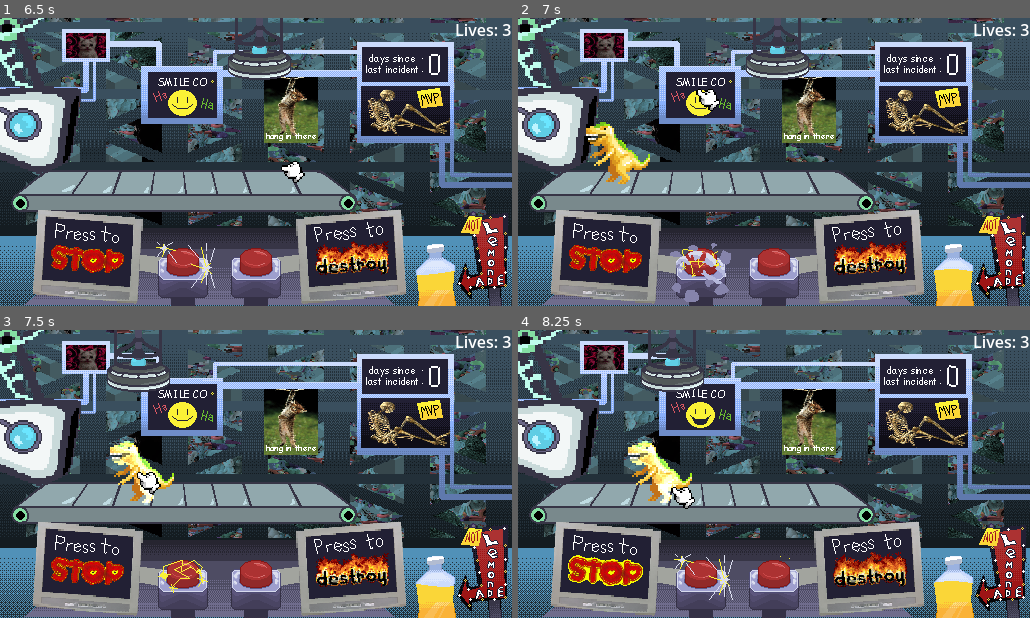
Above: before the commit, frames 1-4 (two rows, left to right).
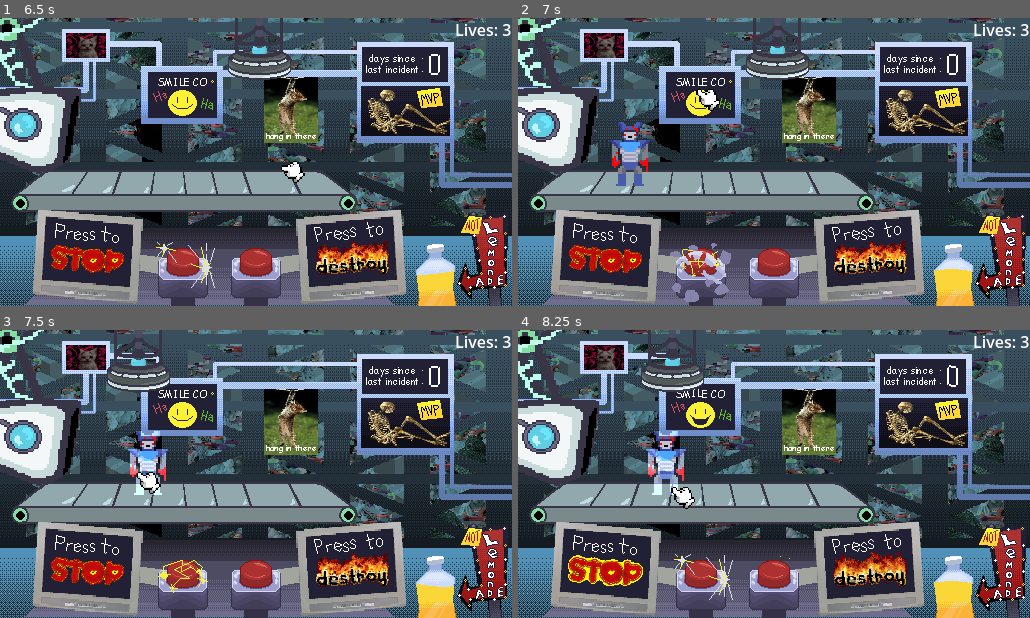
Above: after the commit, the same moments.

Repository: vincentcmartinez/holdit
Game: Godot game, scene res://src/game container/game_container.tscn
Two runs of this game, one before a commit and one after it. Both use one fixed random seed, a clock stepped at 60 frames per second and the inputs below.
Inputs (mouse positions are in pixels of both pictures, inside the frame that each line leads up to):
- Up to frame 1 (6.5 s): click (256, 185) at 0.5 s; tap Enter (ui_accept) at 1.25, 1.52, 2, 2.27, 3.77, 4.52, 5.27 s; move the mouse to (368, 147) at 1.27 s; press the mouse at (368, 147) at 1.28 s; move the mouse to (153, 176) at 2.02 s; release the mouse at (153, 176) at 2.03 s; tap Space (space) at 2.1 s; tap X (start_destroy) at 2.75, 5.1 s; move the mouse to (307, 98) at 2.77 s; hold X (start_destroy) 2.78-3.53 s; move the mouse to (230, 219) at 3.52 s; click (230, 219) at 3.6 s; move the mouse to (409, 205) at 4.27 s; hold Space (space) 4.28-5.03 s; move the mouse to (102, 118) at 5.02 s; move the mouse to (281, 162) at 5.77 s; press the mouse at (281, 162) at 5.78 s
- Up to frame 2 (7 s): move the mouse to (697, 90) at 6.52 s; release the mouse at (697, 90) at 6.53 s; tap Space (space) at 6.6 s; tap Enter (ui_accept) at 6.77 s
- Up to frame 3 (7.5 s): move the mouse to (138, 474) at 7.27 s; hold X (start_destroy) from 7.28 s (still down)
- Up to frame 4 (8.25 s): tap Enter (ui_accept) at 7.52 s; move the mouse to (671, 488) at 8.02 s; release X (start_destroy) at 8.03 s; click (671, 488) at 8.1 s

Frame 1 is identical in both runs. In frame 2, 1.7% of the frame differs, in the area x 13-26%, y 36-59%; in frame 3, 1.5%; in frame 4, 1.7%.

Commit message:
added robot

Diff:
--- /dev/null
+++ b/hold-it!/src/toys/robot/robot_boots.tscn
@@ -0,0 +1,11 @@
+[gd_scene load_steps=3 format=3 uid="uid://cfdnx46lbieaj"]
+
+[ext_resource type="Script" path="res://src/toys/toy_part.gd" id="1_xm5xd"]
+[ext_resource type="Texture2D" uid="uid://bj8lwvyuf7y25" path="res://src/sprites/toys/robot/IMG_0360.PNG" id="2_hbsvk"]
+
+[node name="Monkeyleftarm" type="Node2D"]
+script = ExtResource("1_xm5xd")
+path_to_icon = "res://src/sprites/toys/robot/icons/IMG_0359.PNG"
+
+[node name="Sprite2D" type="Sprite2D" parent="."]
+texture = ExtResource("2_hbsvk")
--- /dev/null
+++ b/hold-it!/src/toys/robot/robot_gloves.tscn
@@ -0,0 +1,11 @@
+[gd_scene load_steps=3 format=3 uid="uid://dcpddveuhkqrm"]
+
+[ext_resource type="Script" path="res://src/toys/toy_part.gd" id="1_dbdus"]
+[ext_resource type="Texture2D" uid="uid://bb1b4v12hj60u" path="res://src/sprites/toys/robot/IMG_0361.PNG" id="2_u1so4"]
+
+[node name="Monkeyleftarm" type="Node2D"]
+script = ExtResource("1_dbdus")
+path_to_icon = "res://src/sprites/toys/robot/icons/IMG_0358.PNG"
+
+[node name="Sprite2D" type="Sprite2D" parent="."]
+texture = ExtResource("2_u1so4")
--- /dev/null
+++ b/hold-it!/src/toys/robot/robot_helmet.tscn
@@ -0,0 +1,11 @@
+[gd_scene load_steps=3 format=3 uid="uid://bbr05nedy6pdf"]
+
+[ext_resource type="Script" path="res://src/toys/toy_part.gd" id="1_bkkp6"]
+[ext_resource type="Texture2D" uid="uid://uokedwlkmfd0" path="res://src/sprites/toys/robot/IMG_0362.PNG" id="2_sfr4a"]
+
+[node name="Monkeyleftarm" type="Node2D"]
+script = ExtResource("1_bkkp6")
+path_to_icon = "res://src/sprites/toys/robot/icons/IMG_0357.PNG"
+
+[node name="Sprite2D" type="Sprite2D" parent="."]
+texture = ExtResource("2_sfr4a")
--- a/hold-it!/src/toys/robot/toy_robot.tscn
+++ b/hold-it!/src/toys/robot/toy_robot.tscn
@@ -1,19 +1,44 @@
-[gd_scene load_steps=4 format=3 uid="uid://bhpajphsy41nw"]
+[gd_scene load_steps=9 format=3 uid="uid://ivviyvonul3r"]
 
 [ext_resource type="PackedScene" uid="uid://b02npsu86bos3" path="res://src/toys/toy.tscn" id="1_pb3k1"]
+[ext_resource type="Texture2D" uid="uid://0kr1if5ov4qc" path="res://src/sprites/toys/robot/IMG_0356.PNG" id="2_nopf2"]
+[ext_resource type="PackedScene" uid="uid://cfdnx46lbieaj" path="res://src/toys/robot/robot_boots.tscn" id="3_h36ip"]
+[ext_resource type="PackedScene" uid="uid://dcpddveuhkqrm" path="res://src/toys/robot/robot_gloves.tscn" id="4_u6k1c"]
+[ext_resource type="PackedScene" uid="uid://bbr05nedy6pdf" path="res://src/toys/robot/robot_helmet.tscn" id="5_ahn2x"]
+
+[sub_resource type="CanvasItemMaterial" id="CanvasItemMaterial_etj1t"]
+resource_local_to_scene = true
 
 [sub_resource type="RectangleShape2D" id="RectangleShape2D_x70rd"]
-size = Vector2(128, 125)
+size = Vector2(36, 44)
 
 [sub_resource type="RectangleShape2D" id="RectangleShape2D_uh1y1"]
-size = Vector2(139, 137)
+size = Vector2(39, 52)
 
-[node name="ToyRobot" instance=ExtResource("1_pb3k1")]
+[node name="ToyMonkey" instance=ExtResource("1_pb3k1")]
+evil_sprite_path = "res://src/sprites/toys/evil/IMG_0375.PNG"
+
+[node name="Base" parent="." index="0"]
+texture_filter = 1
+material = SubResource("CanvasItemMaterial_etj1t")
+scale = Vector2(2, 2)
+texture = ExtResource("2_nopf2")
 
 [node name="CollisionShape2D" parent="." index="1"]
-position = Vector2(0, 0.5)
+position = Vector2(0, 4)
 shape = SubResource("RectangleShape2D_x70rd")
 
 [node name="CollisionShape2D" parent="ConveyorBeltArea" index="0"]
-position = Vector2(-0.5, 0.5)
+position = Vector2(0.5, 7)
 shape = SubResource("RectangleShape2D_uh1y1")
+
+[node name="Monkeyleftarm" parent="Parts" index="0" instance=ExtResource("3_h36ip")]
+scale = Vector2(2, 2)
+
+[node name="Monkeyleftarm2" parent="Parts" index="1" instance=ExtResource("4_u6k1c")]
+scale = Vector2(2, 2)
+
+[node name="Monkeyleftarm3" parent="Parts" index="2" instance=ExtResource("5_ahn2x")]
+scale = Vector2(2, 2)
+
+[connection signal="body_entered" from="." to="." method="_on_body_entered"]
--- a/hold-it!/src/toys/toy_spawner.gd
+++ b/hold-it!/src/toys/toy_spawner.gd
@@ -7,7 +7,7 @@
 @onready var toy_monkey = preload("res://src/toys/monkey/toy_monkey.tscn")
 @onready var toy_dino = preload("res://src/toys/dino/toy_dino.tscn")
 @onready var toy_bunny = preload("res://src/toys/bunny/toy_bunny.tscn")
-@onready var toys = [toy_dino, toy_monkey, toy_car, toy_bunny]
+@onready var toys = [toy_dino, toy_monkey, toy_car, toy_bunny, toy_robot]
 
 func _physics_process(delta: float) -> void:
 	pass
Not shown: 1 places in hold-it!/src/game container/game_container.tscn that only renumber resources
Not shown: 1 places in hold-it!/src/game container/world.tscn that only renumber resources
Binary file added: hold-it!/src/sprites/toys/evil/IMG_0375.PNG
Not shown, added: hold-it!/src/sprites/toys/evil/IMG_0375.PNG.import
Binary file added: hold-it!/src/sprites/toys/robot/IMG_0356.PNG
Not shown, added: hold-it!/src/sprites/toys/robot/IMG_0356.PNG.import
Binary file added: hold-it!/src/sprites/toys/robot/IMG_0360.PNG
Not shown, added: hold-it!/src/sprites/toys/robot/IMG_0360.PNG.import
Binary file added: hold-it!/src/sprites/toys/robot/IMG_0361.PNG
Not shown, added: hold-it!/src/sprites/toys/robot/IMG_0361.PNG.import
Binary file added: hold-it!/src/sprites/toys/robot/IMG_0362.PNG
Not shown, added: hold-it!/src/sprites/toys/robot/IMG_0362.PNG.import
(and 6 more such lines)
